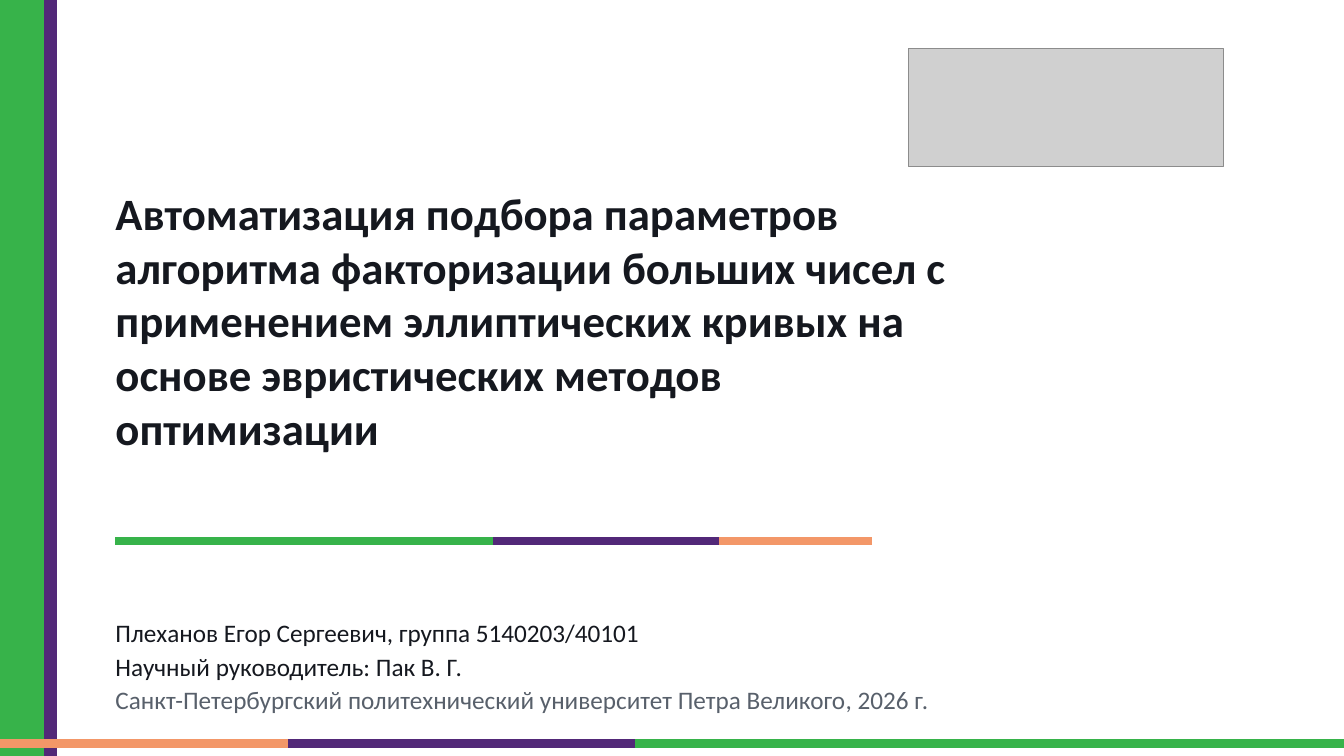
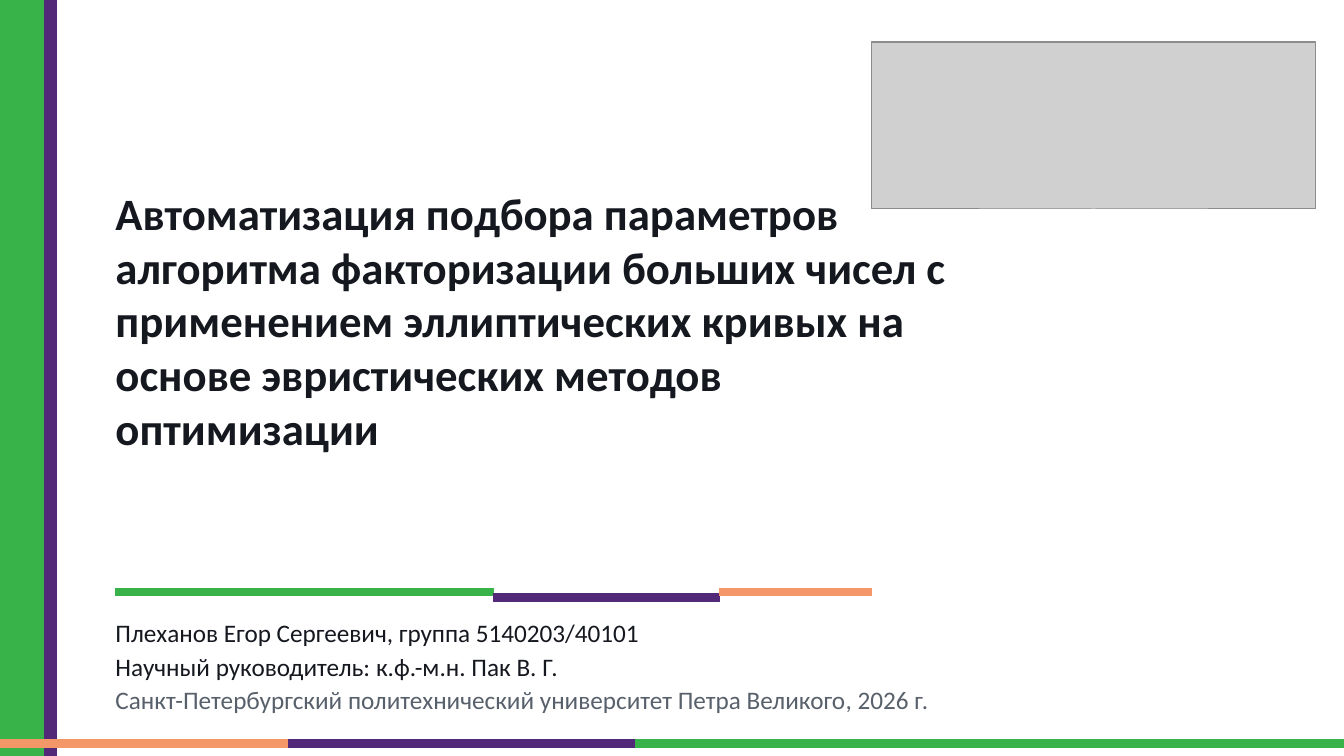
Before and after one commit to EgorPlehanov/ecm-evolutionary-optimization, a slide deck: slide 1 of REPORTS/06_thesis_defense_presentation/Plekhanov_thesis_defense_ECM_parameter_optimization_polytech.pptx. Drawn at 1344x756 pixels with LibreOffice and Linux fonts; fonts in the diff are those of the drawing; grey boxes stand for pictures. Boxes give left, top, right and bottom in pixels: in the first picture for what was removed or moved away, otherwise in the second. Text is boxed around its words. In the diff, an @@ line names an element or a change of style, - is before the commit and + after.

```diff
--- a/REPORTS/06_thesis_defense_presentation/Plekhanov_thesis_defense_ECM_parameter_optimization_polytech.pptx
+++ b/REPORTS/06_thesis_defense_presentation/Plekhanov_thesis_defense_ECM_parameter_optimization_polytech.pptx
@@ picture: place and size @@
-picture at (908, 48, 1223, 167)
+picture at (872, 42, 1317, 210)
@@ rectangle: place and size @@
-rectangle at (116, 537, 494, 544)
+rectangle at (116, 589, 494, 596)
@@ rectangle: place and size @@
-rectangle at (494, 537, 720, 544)
+rectangle at (494, 594, 720, 601)
@@ rectangle: place and size @@
-rectangle at (720, 537, 872, 544)
+rectangle at (720, 589, 872, 596)
@@ text at (115, 659, 557, 680): text changed @@
-Научный руководитель: Пак В. Г.
+Научный руководитель: к.ф.-м.н. Пак В. Г.
```
Also in this commit, not shown: 17 other slides changed, 1 slide removed, 2 other files.
